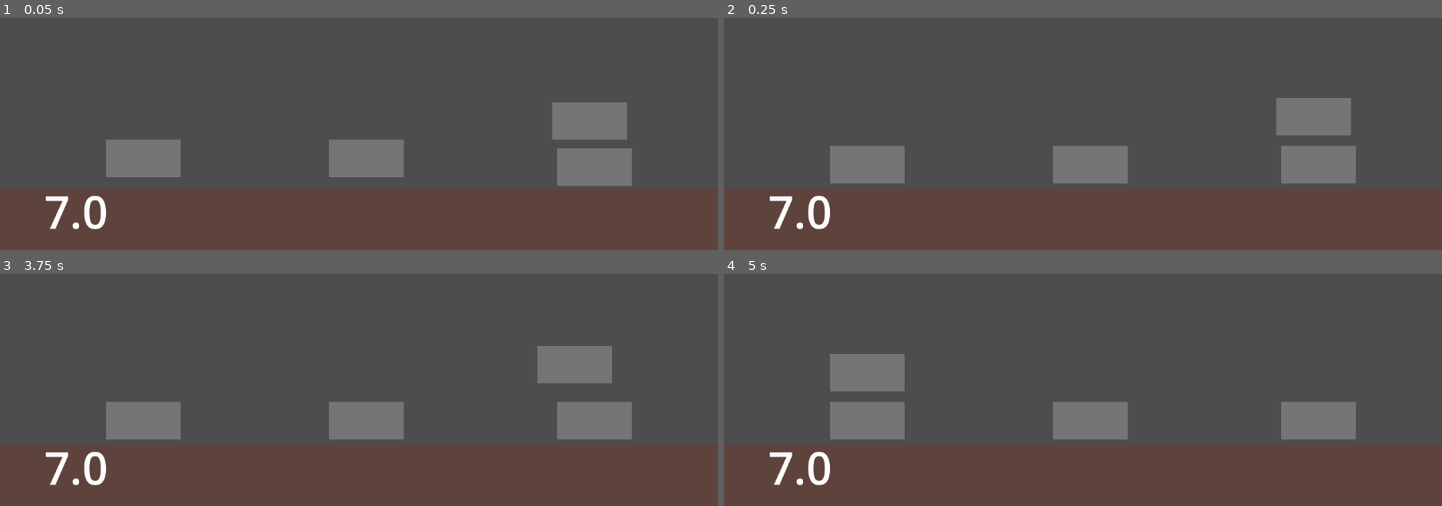
Above: before the commit, frames 1-4 (two rows, left to right).
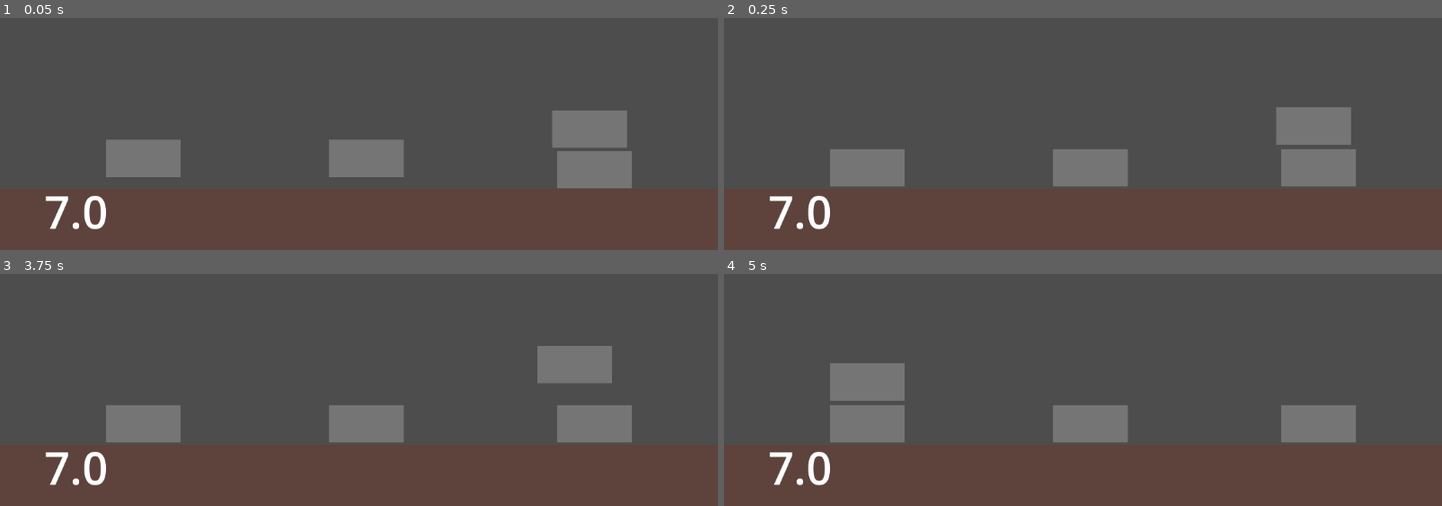
Above: after the commit, the same moments.

Repository: ghost-ily/NSTP_SLB_Project
Game: Godot game, scene res://Game 1 Resources/game1.tscn
Same seed, same stepped clock (60 frames per second), same inputs: the game is played once before the commit and once after it.
Inputs (mouse positions are in pixels of both pictures, inside the frame that each line leads up to):
- Up to frame 1 (0.05 s): no input
- Up to frame 2 (0.25 s): no input
- Up to frame 3 (3.75 s): tap Enter at 0.5, 2, 3.5 s; move the mouse to (516, 283) at 0.52 s; click (516, 283) at 0.6 s; tap Space at 1.25, 2.75 s; move the mouse to (215, 325) at 1.27 s; click (215, 325) at 1.35 s; move the mouse to (outside the picture) at 2.02 s; click (outside the picture) at 2.1 s; move the mouse to (323, 385) at 2.77 s; click (323, 385) at 2.85 s; move the mouse to (574, 364) at 3.52 s; click (574, 364) at 3.6 s
- Up to frame 4 (5 s): tap Space at 4.25 s; move the mouse to (outside the picture) at 4.27 s; click (outside the picture) at 4.35 s

The runs differ from the first frame. In frame 1, 0.9% of the frame differs, in the area x 76-88%, y 36-74%; in frame 2, 1.7%, in the area x 14-88%, y 34-73%; in frame 3, 0.8%; in frame 4, 1.7%.

Commit message:
Added side walls to game scene

Diff:
--- a/Game 1 Resources/brick.gd
+++ b/Game 1 Resources/brick.gd
@@ -19,7 +19,6 @@
 	if Input.is_action_just_pressed("left_click") && has_mouse:
 		if is_grabbed == true:
 			is_grabbed = false
-			has_mouse = false
 		else:
 			is_grabbed = true
 	if is_grabbed == true:
@@ -35,4 +34,7 @@
 
 
 func get_under_object():
-	return under_object
+	if is_grabbed == true:
+		return null
+	else:
+		return under_object
--- a/Game 1 Resources/brick.tscn
+++ b/Game 1 Resources/brick.tscn
@@ -3,7 +3,7 @@
 [ext_resource type="Script" uid="uid://r7ohtqmbm5e3" path="res://Game 1 Resources/brick.gd" id="1_3rsm1"]
 
 [sub_resource type="RectangleShape2D" id="RectangleShape2D_nkspu"]
-size = Vector2(22.666668, 26)
+size = Vector2(20.666668, 22.666668)
 
 [sub_resource type="CanvasTexture" id="CanvasTexture_awxk8"]
 
--- a/Game 1 Resources/game1.tscn
+++ b/Game 1 Resources/game1.tscn
@@ -24,6 +24,30 @@
 scale = Vector2(20.000002, 19.900002)
 texture = SubResource("CanvasTexture_8g8x0")
 
+[node name="Wall" type="StaticBody2D" parent="." unique_id=1680152876]
+position = Vector2(-50, 302.945)
+scale = Vector2(5, 34.995)
+
+[node name="CollisionShape2D" type="CollisionShape2D" parent="Wall" unique_id=657792169]
+shape = SubResource("RectangleShape2D_li4ao")
+
+[node name="Sprite2D" type="Sprite2D" parent="Wall" unique_id=659167458]
+self_modulate = Color(0.36862746, 0.25882354, 0.23529412, 1)
+scale = Vector2(20.000002, 19.900002)
+texture = SubResource("CanvasTexture_8g8x0")
+
+[node name="Wall2" type="StaticBody2D" parent="." unique_id=1957852809]
+position = Vector2(1205, 302.945)
+scale = Vector2(5, 34.995)
+
+[node name="CollisionShape2D" type="CollisionShape2D" parent="Wall2" unique_id=539708523]
+shape = SubResource("RectangleShape2D_li4ao")
+
+[node name="Sprite2D" type="Sprite2D" parent="Wall2" unique_id=18781284]
+self_modulate = Color(0.36862746, 0.25882354, 0.23529412, 1)
+scale = Vector2(20.000002, 19.900002)
+texture = SubResource("CanvasTexture_8g8x0")
+
 [node name="Control" parent="." unique_id=1959794212 instance=ExtResource("2_o2ufn")]
 anchors_preset = -1
 offset_left = 142.0
